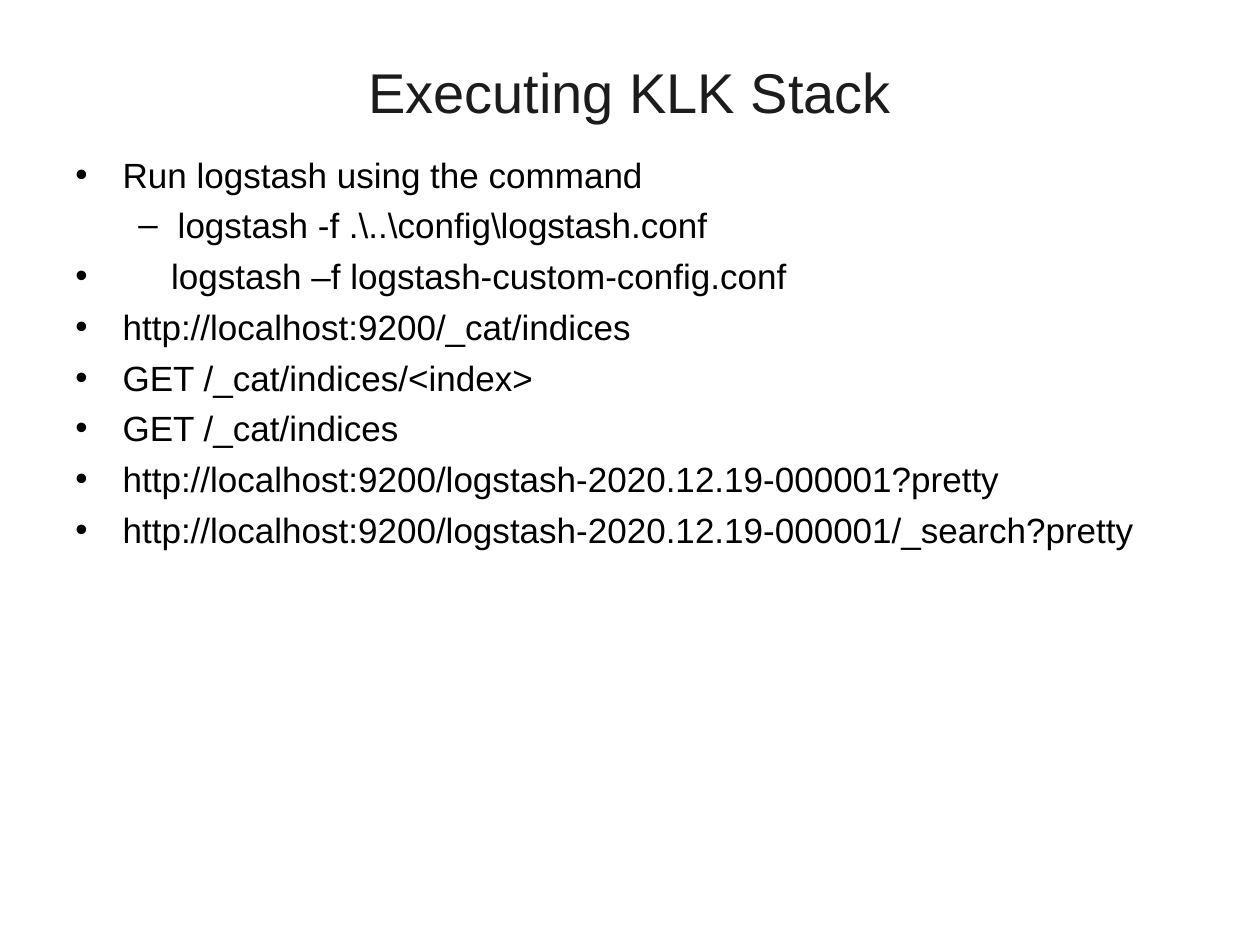
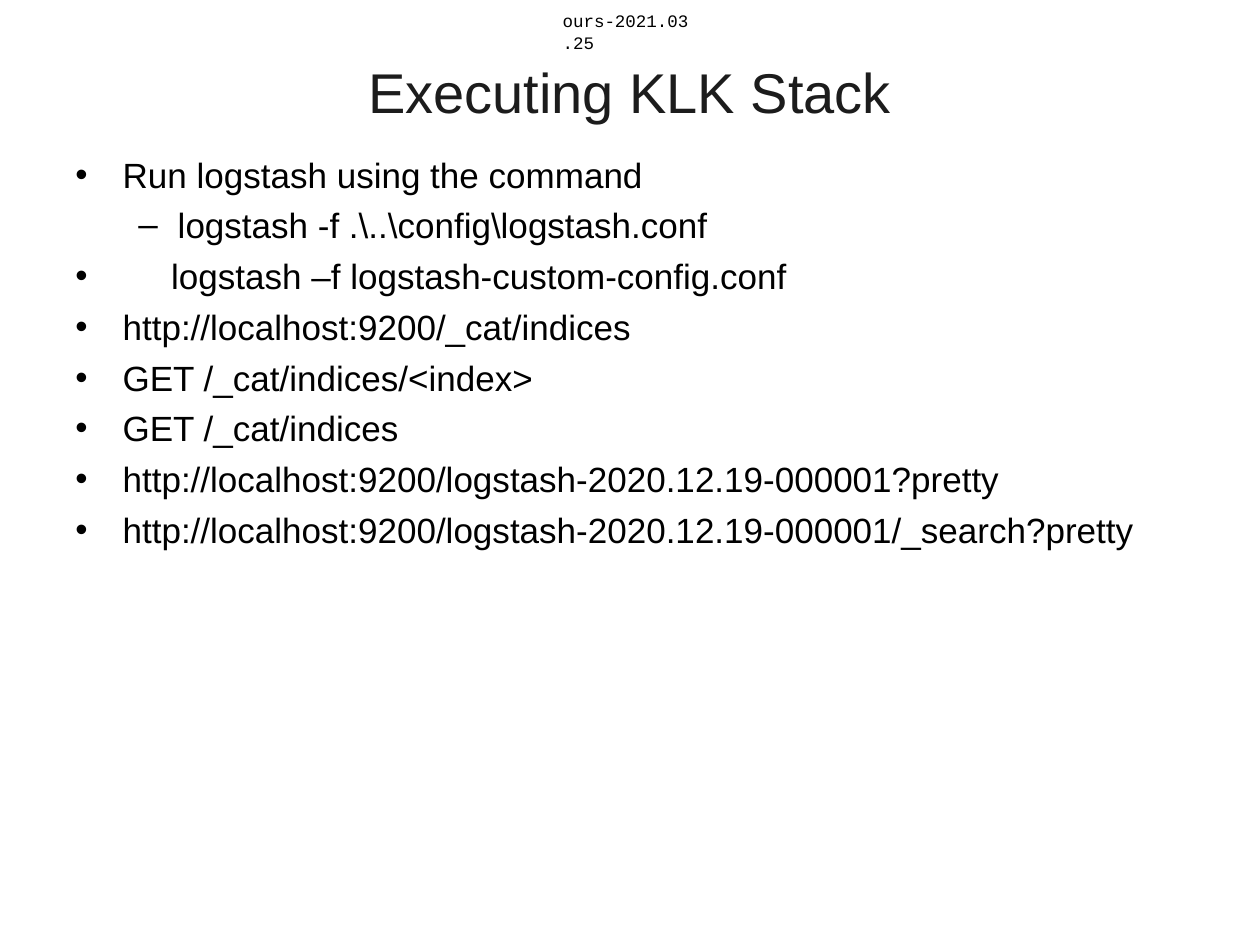
Before and after one commit to vatsank/spring_presentations, a slide deck: slide 111 of SpringMicroService_Module3_Ver02.ppt. Drawn at 1260x945 pixels with LibreOffice and Linux fonts; fonts in the diff are those of the drawing; background and template pictures are left out. Boxes give left, top, right and bottom in pixels: in the first picture for what was removed or moved away, otherwise in the second. Text is boxed around its words. In the diff, an @@ line names an element or a change of style, - is before the commit and + after.

```diff
--- a/SpringMicroService_Module3_Ver02.ppt
+++ b/SpringMicroService_Module3_Ver02.ppt
@@ text added at (x1=563, y1=15, x2=689, y2=49), 10 pt, text #000000 @@
+ours-2021.03.25
```
Also in this commit, not shown: 7 slides added.
